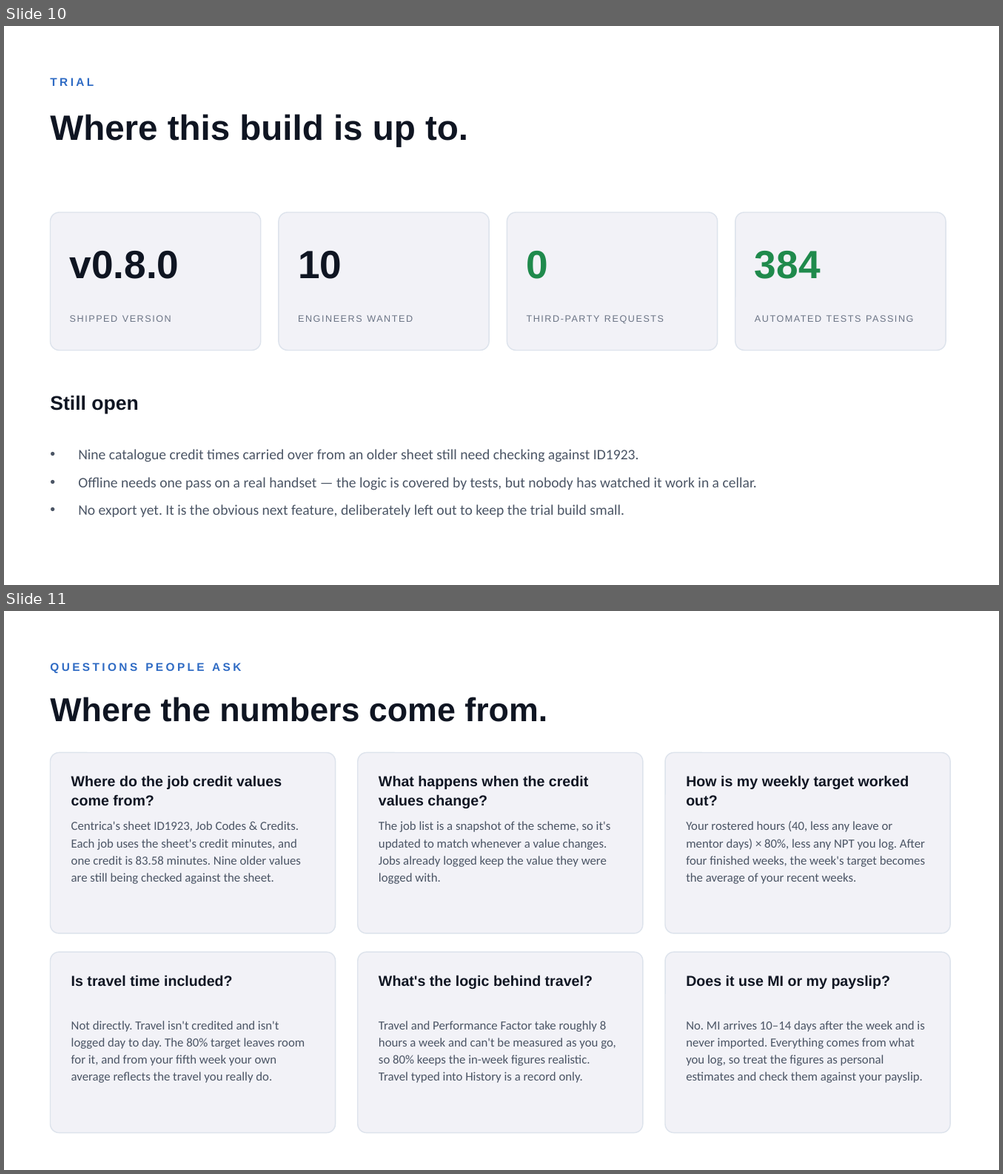
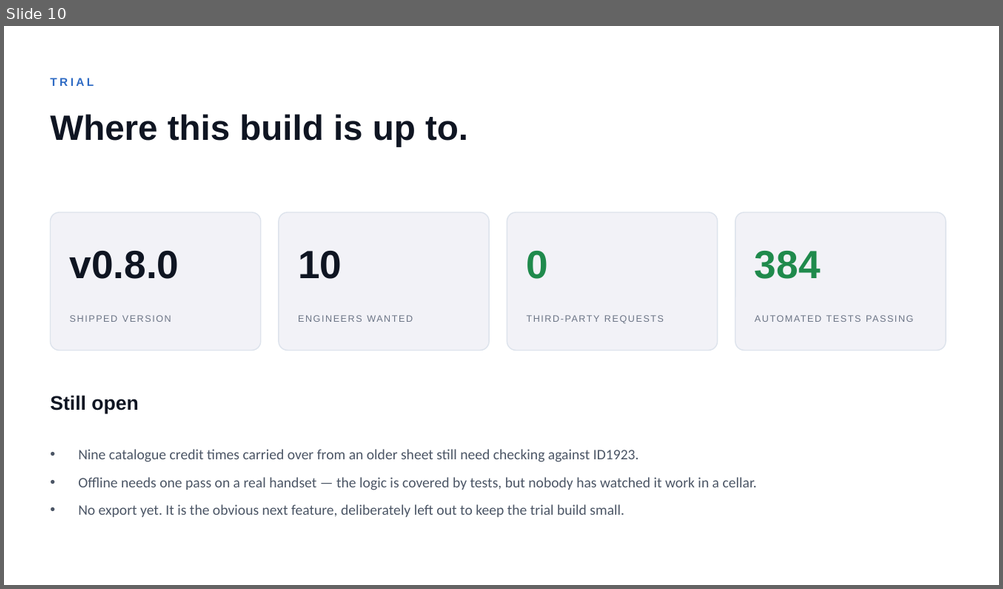
Before and after one commit to belacorg/CTAPTracker, a slide deck: docs/presentation/CTAP-Tracker.pptx. Shown one above the other, each under a label of ours: slides 10 and 11 before the commit, slide 10 after it. The pictures are 1003x1174 and 1003x589 pixels, drawn with LibreOffice and Linux fonts; fonts in the diff are those of the drawing. Boxes give left, top, right and bottom in pixels: in the first picture for what was removed or moved away, otherwise in the second. Text is boxed around its words. In the diff, an @@ line names an element or a change of style, - is before the commit and + after.

```diff
--- a/docs/presentation/CTAP-Tracker.pptx
+++ b/docs/presentation/CTAP-Tracker.pptx
@@ slide 11 removed at (4,611,999,1170), background #FFFFFF @@
@@ text removed at (50,663,241,673) @@
-QUESTIONS PEOPLE ASK
@@ text removed at (50,697,547,722) @@
-Where the numbers come from.
@@ rounded rectangle removed at (51,753,336,934) @@
@@ rounded rectangle removed at (358,753,643,934) @@
@@ rounded rectangle removed at (665,753,950,934) @@
@@ text removed at (71,775,282,806) @@
-Where do the job credit values come from?
@@ text removed at (378,775,588,809) @@
-What happens when the credit values change?
@@ text removed at (686,775,909,806) @@
-How is my weekly target worked out?
@@ text removed at (71,821,301,884) @@
-Centrica's sheet ID1923, Job Codes & Credits. Each job uses the sheet's credit minutes, and one credit is 83.58 minutes. Nine older values are still being checked against the sheet.
@@ text removed at (378,821,611,884) @@
-The job list is a snapshot of the scheme, so it's updated to match whenever a value changes. Jobs already logged keep the value they were logged with.
@@ text removed at (686,821,925,884) @@
-Your rostered hours (40, less any leave or mentor days) × 80%, less any NPT you log. After four finished weeks, the week's target becomes the average of your recent weeks.
@@ rounded rectangle removed at (51,953,336,1133) @@
@@ rounded rectangle removed at (358,953,643,1133) @@
@@ rounded rectangle removed at (665,953,950,1133) @@
@@ text removed at (71,975,233,987) @@
-Is travel time included?
@@ text removed at (378,975,592,989) @@
-What's the logic behind travel?
@@ text removed at (686,975,891,989) @@
-Does it use MI or my payslip?
@@ text removed at (71,1021,305,1083) @@
-Not directly. Travel isn't credited and isn't logged day to day. The 80% target leaves room for it, and from your fifth week your own average reflects the travel you really do.
@@ text removed at (378,1021,616,1083) @@
-Travel and Performance Factor take roughly 8 hours a week and can't be measured as you go, so 80% keeps the in-week figures realistic. Travel typed into History is a record only.
@@ text removed at (686,1021,924,1083) @@
-No. MI arrives 10–14 days after the week and is never imported. Everything comes from what you log, so treat the figures as personal estimates and check them against your payslip.
```
Also in this commit, not shown: 1 other slide removed.
